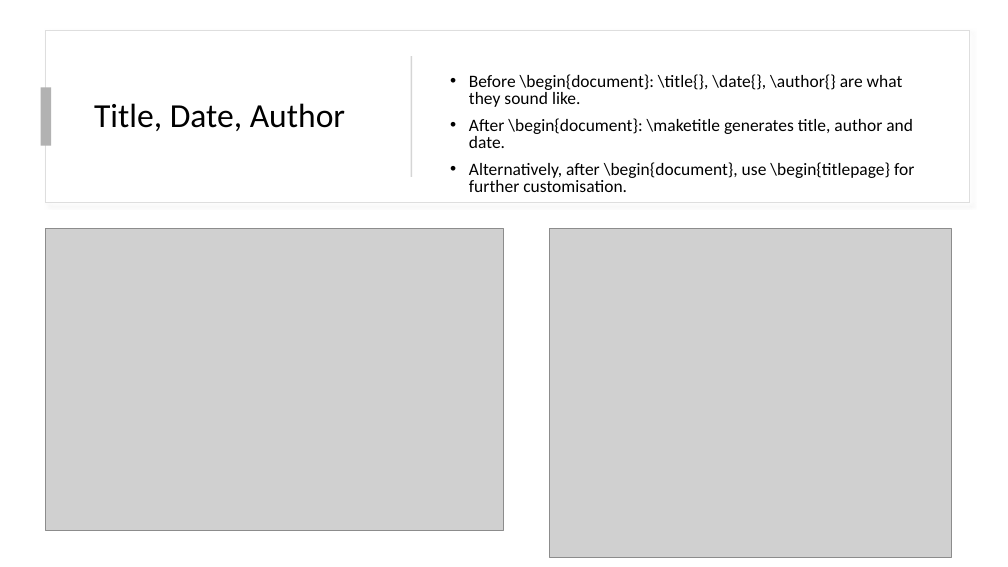
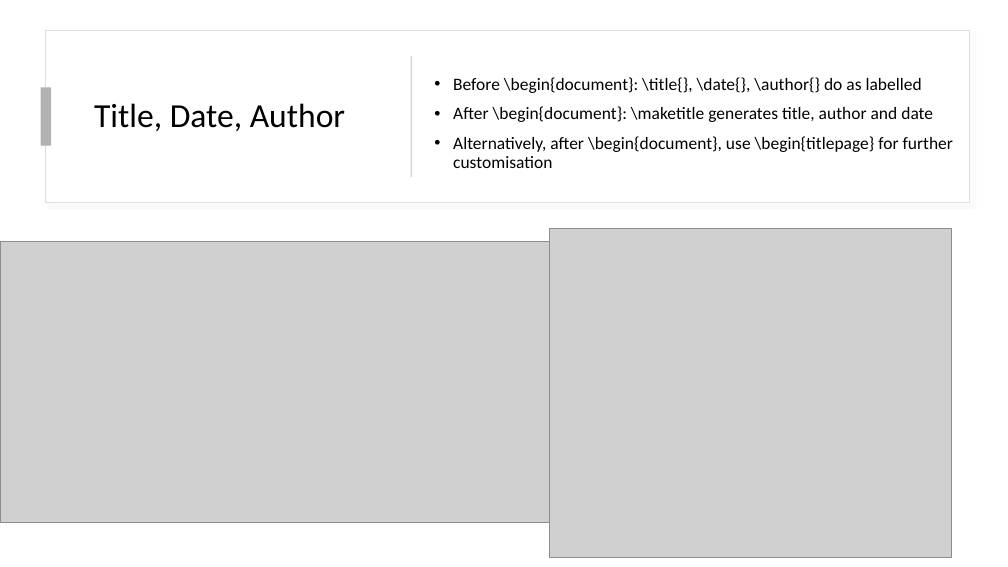
Before and after one commit to ocunningham08/LaTeX-Workshop, a slide deck: slide 8 of Workshop.pptx (slide 14 before the commit). Drawn at 1008x567 pixels with LibreOffice and Linux fonts; fonts in the diff are those of the drawing; grey boxes stand for pictures. Boxes give left, top, right and bottom in pixels: in the first picture for what was removed or moved away, otherwise in the second. Text is boxed around its words. In the diff, an @@ line names an element or a change of style, - is before the commit and + after.

Commit message:
Add files via upload
Updated Powerpoint and Template Document

```diff
--- a/Workshop.pptx
+++ b/Workshop.pptx
@@ text at (x1=453, y1=77, x2=953, y2=168): text changed @@
-• Before \begin{document}: \title{}, \date{}, \author{} are what they sound like.
-• After \begin{document}: \maketitle generates title, author and date.
-• Alternatively, after \begin{document}, use \begin{titlepage} for further customisation.
+• Before \begin{document}: \title{}, \date{}, \author{} do as labelled
+• After \begin{document}: \maketitle generates title, author and date
+• Alternatively, after \begin{document}, use \begin{titlepage} for further customisation
@@ picture resized from (x1=46, y1=229, x2=504, y2=530) to (x1=0, y1=242, x2=566, y2=523) @@
```
Also in this commit, not shown: 21 other slides changed, 6 slides removed, 1 other file.
